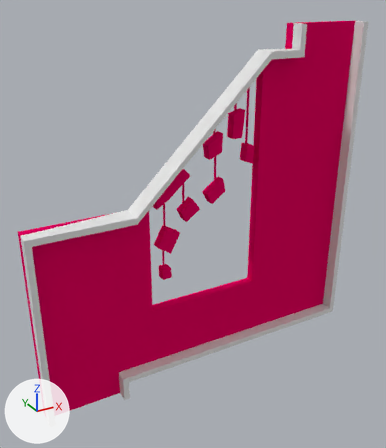
The Blender file Ragdoll Climb/Assets/Personal Folders/Daniel/PrefabModel/hangingPanels.blend, before and after one commit.
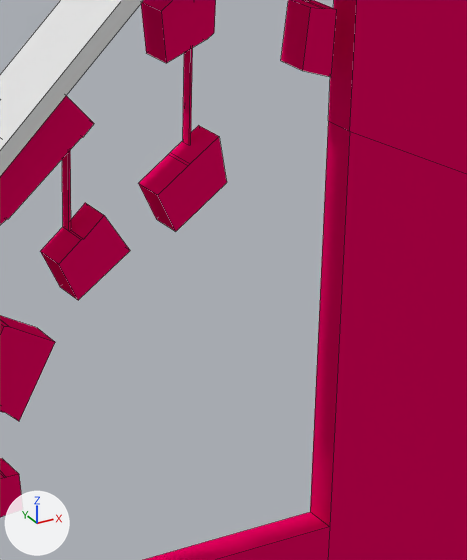
There are two pictures of each version: one whole from a 50 mm camera at (-11.0, -10.45, -0.04) aimed at (-5.35, -0.18, -5.17), one close up on the part from 43% to 75% of the width and 32% to 65% of the height. Every picture has the same lights, and +X, +Y and +Z are marked at lower left. The close-ups show mesh edges as thin lines.

Before the edit, the objects in view are built like this:
```python
me_cube = bpy.data.meshes.new('Cube')
me_cube.from_pydata(...)  # 49 vertices, 38 faces; spans x -48.5..73.5, y -3.6..0.0, z -4.9..3.7
me_plane = bpy.data.meshes.new('Plane')
me_plane.from_pydata(...)  # 148 vertices, 97 faces; spans x -9.33..-0.79, y -0.24..0.0, z -9.33..-0.75
me_plane.materials.append(mat_material_001)  # pink #e7005e
me_plane_001 = bpy.data.meshes.new('Plane.001')
me_plane_001.from_pydata(...)  # 64 vertices, 48 faces; spans x -6.09..-3.8, y -0.08..0.0, z -6.16..-1.64
me_plane_001.materials.append(mat_material_001)  # pink #e7005e
ob_cube = bpy.data.objects.new('Cube', me_cube)
ob_cube.location = (-5.94, 0.0, -4.436)
ob_cube.scale = (0.07, 0.15, 1.0)
ob_plane = bpy.data.objects.new('Plane', me_plane)
ob_plane.location = (0.0, 0.0, 0.0)
ob_plane_001 = bpy.data.objects.new('Plane.001', me_plane_001)
ob_plane_001.location = (0.0, 0.0, 0.0)
```
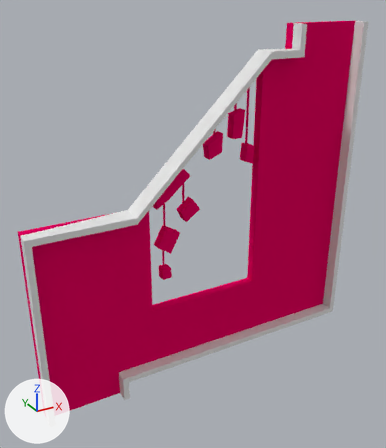
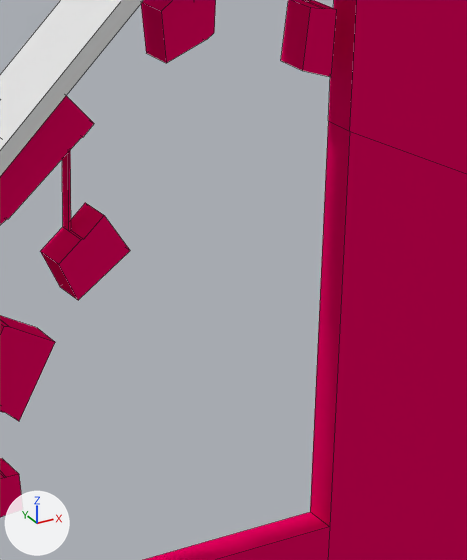
Location of each change, (x1, y1, x2, y2) in pixels of the close-ups (467 x 560 px):
part 1 of me_plane_001, deleted (red)
    before: (183, 48, 193, 144)
part 2 of me_plane, deleted (red)
    before: (138, 125, 227, 231)

Diff of the bpy script that builds the scene:
```diff
--- a/Ragdoll Climb/Assets/Personal Folders/Daniel/PrefabModel/hangingPanels.blend.py
+++ b/Ragdoll Climb/Assets/Personal Folders/Daniel/PrefabModel/hangingPanels.blend.py
@@ me_plane_001 @@
 me_plane_001.from_pydata(...)  # 64 vertices, 48 faces; spans x -6.09..-3.8, y -0.08..0.0, z -6.16..-1.64
 # used by ob_plane_001; location = (0.0, 0.0, 0.0)
+# me_plane_001 part 1: the loose piece of 8 vertices spanning x -4.68..-4.67, y -0.08..0.0, z -4.24..-3.52 is deleted
 me_plane_001.materials.append(mat_material_001)
@@ me_plane @@
 me_plane.from_pydata(...)  # 148 vertices, 97 faces; spans x -9.33..-0.79, y -0.24..0.0, z -9.33..-0.75
 # used by ob_plane; location = (0.0, 0.0, 0.0)
+# me_plane part 2: the loose piece of 12 vertices spanning x -5.0..-4.5, y -0.24..0.0, z -4.73..-4.16 is deleted
 me_plane.materials.append(mat_material_001)
```
